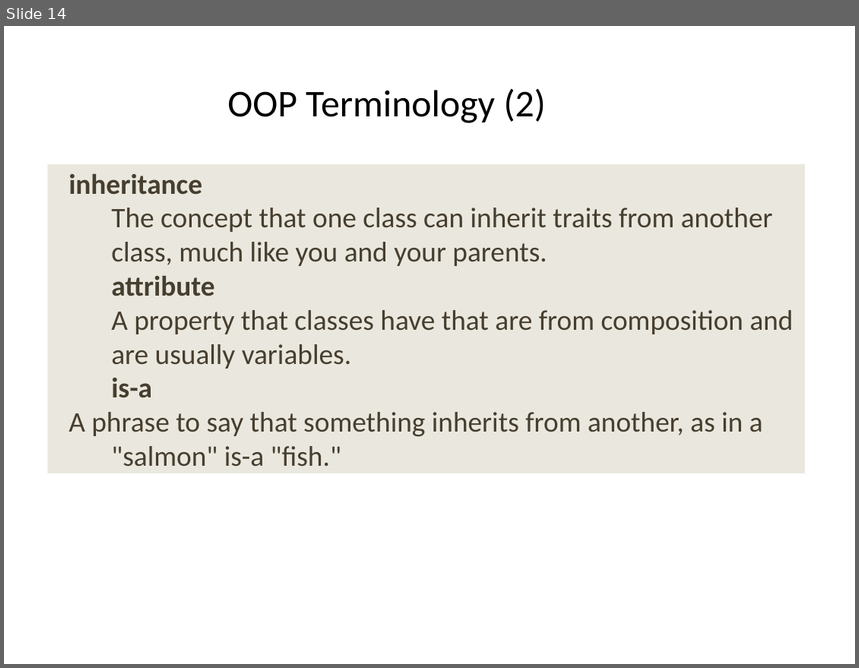
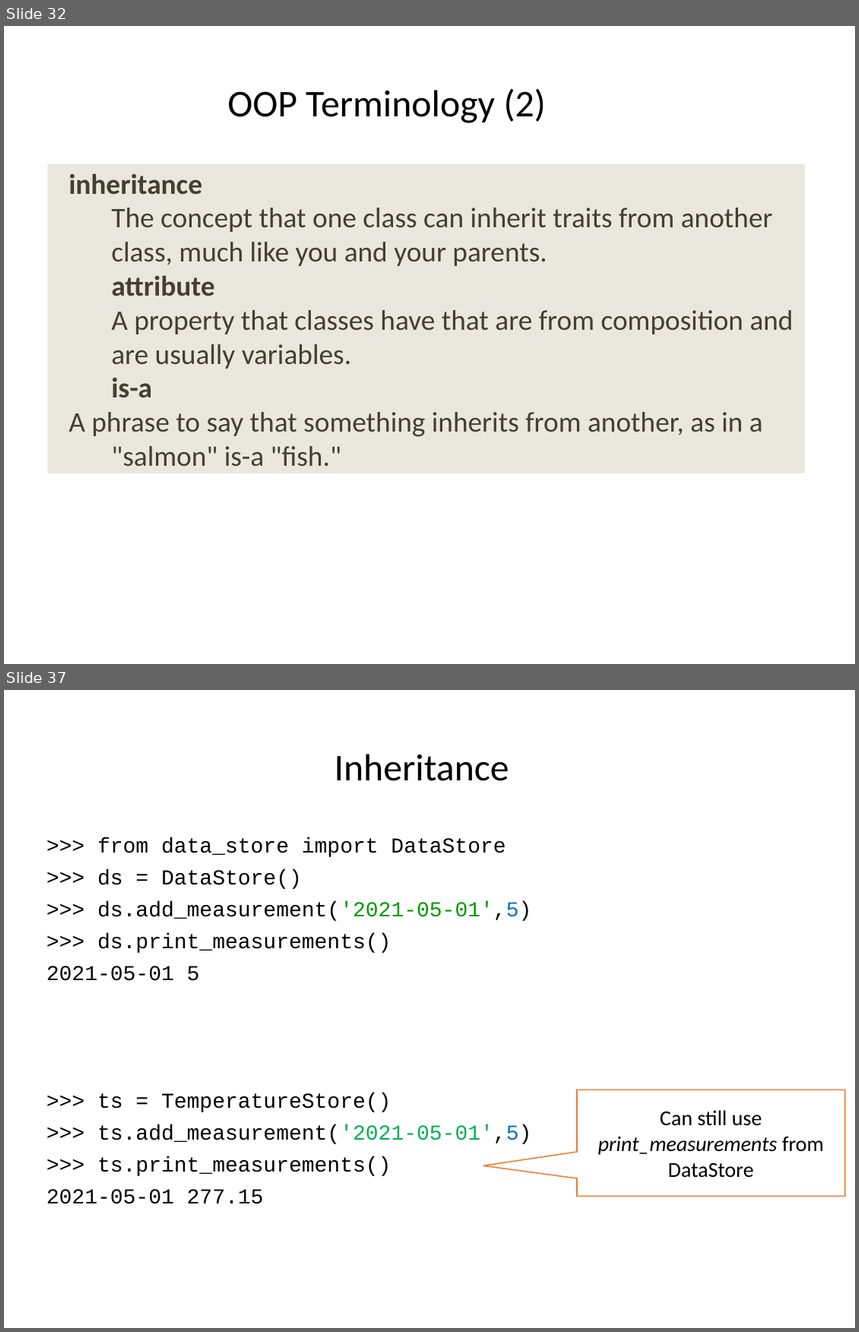
Before and after one commit to ncasuk/ncas-isc, a slide deck: python/presentations/learning_python/22_ceda-oop.pptx. Shown one above the other, each under a label of ours: slide 14 before the commit, slides 32 and 37 after it; the slides between them are not shown. The pictures are 859x668 and 859x1332 pixels, drawn with LibreOffice and Linux fonts; fonts in the diff are those of the drawing; background and template pictures are left out. Boxes give left, top, right and bottom in pixels: in the first picture for what was removed or moved away, otherwise in the second. Text is boxed around its words. In the diff, an @@ line names an element or a change of style, - is before the commit and + after.

```diff
--- a/python/presentations/learning_python/22_ceda-oop.pptx
+++ b/python/presentations/learning_python/22_ceda-oop.pptx
@@ slide 37 added at box(4, 690, 855, 1328), background picture (left out) @@
@@ title added at box(335, 754, 509, 781), 32 pt, text #000000 @@
+Inheritance
@@ text added at box(47, 838, 531, 1205), 18 pt, text #000000 @@
+>>> from data_store import DataStore
+>>> ds = DataStore()
+>>> ds.add_measurement('2021-05-01',5)
+>>> ds.print_measurements()
+2021-05-01 5
+>>> ts = TemperatureStore()
+>>> ts.add_measurement('2021-05-01',5)
+>>> ts.print_measurements()
+2021-05-01 277.15
@@ speech box added at box(577, 1090, 845, 1196), fill #FFFFFF, outline #ED7D31 1 pt, 18 pt, text #000000 @@
+Can still use print_measurements from DataStore
@@ what was slide 14 is now slide 32 @@
```
Also in this commit, not shown: 5 slides changed, 26 other slides added, 1 other file.
